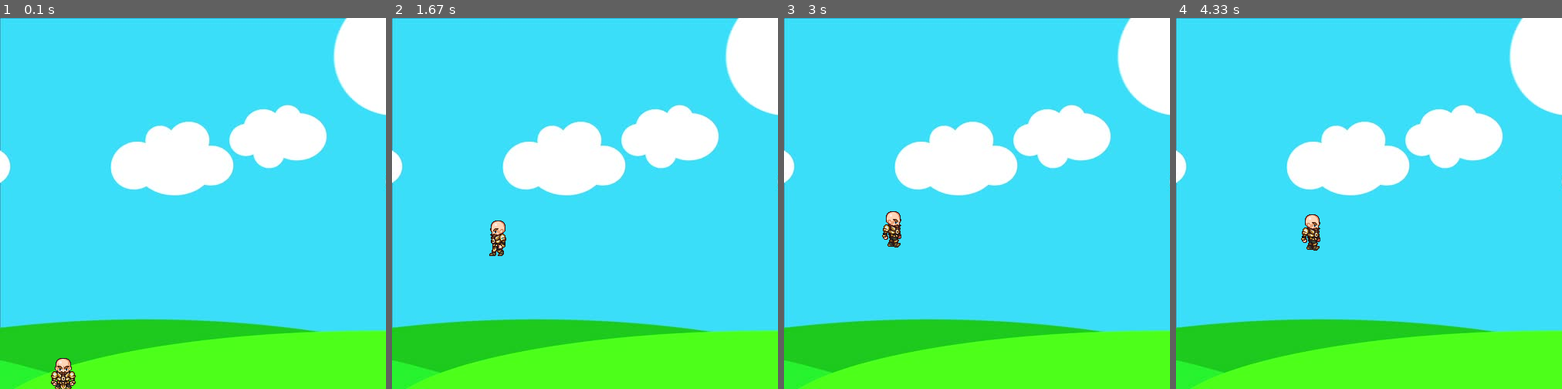
Above: before the commit, frames 1-4 (left to right).
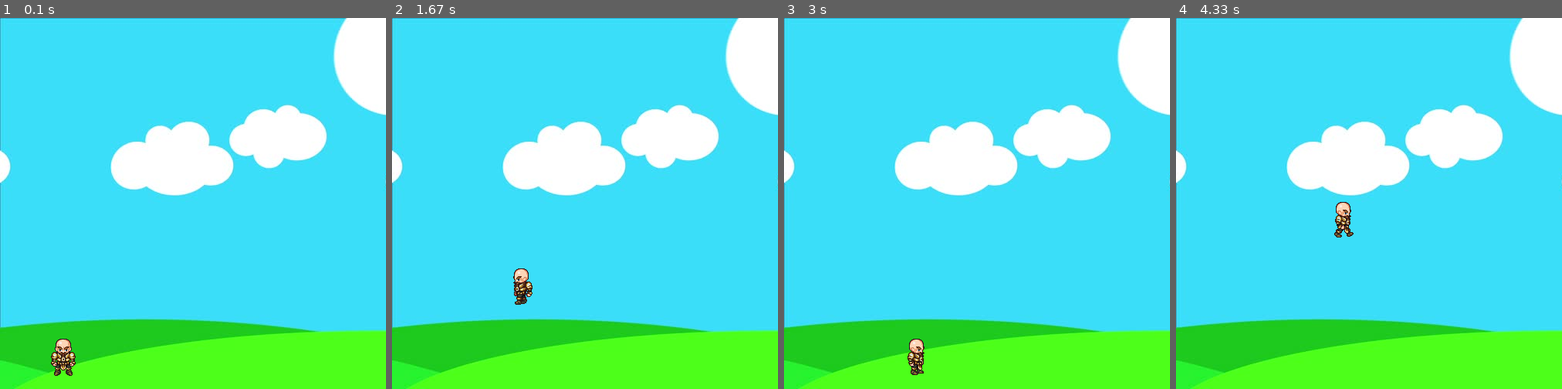
Above: after the commit, the same moments.

Repository: KaisChebata/1-Pygame-Tutorial-for-Beginners-I
Game: pygame game, started from 3-Character-Animation-Sprites/game_character_animation.py
The game is run twice, just before and just after one commit, with the same random seed, the same clock (stepped at 60 frames per second) and the same inputs.
Inputs:
- Up to frame 1 (0.1 s): no input
- Up to frame 2 (1.67 s): hold Right 0.33-0.8 s; hold Right 0.83-1.3 s; tap Space at 0.9, 1.2, 1.4 s; hold Left from 1.33 s (still down)
- Up to frame 3 (3 s): tap Space at 1.7, 1.97, 2.27, 2.4, 2.7 s; release Left at 1.87 s; hold Left 1.9-2.3 s; hold Right 2.33-2.97 s
- Up to frame 4 (4.33 s): hold Left 3-3.47 s; tap Space at 3.07, 3.37, 3.57, 3.87, 4.07 s; hold Right 3.5-3.97 s; hold Right from 4 s (still down)

The runs differ from the first frame. In frame 1, 0.7% of the frame differs, in the area x 13-20%, y 86-100%; in frame 2, 0.7%; in frame 3, 0.7%, in the area x 25-37%, y 52-97%; in frame 4, 0.7%.

Commit message:
set game clock and FPS

Diff:
--- a/3-Character-Animation-Sprites/game_character_animation.py
+++ b/3-Character-Animation-Sprites/game_character_animation.py
@@ -1,6 +1,9 @@
 import pygame
 
 pygame.init()
+
+# set game clock
+clock = pygame.time.Clock()
 
 # set size of window game, caption, and background
 screen_width = 500
@@ -10,7 +13,7 @@
 background = pygame.image.load('raw_media/bg.jpg')
 
 # character position, width, height, imgs, and velocity
-x, y = 50, 425
+x, y = 50, 400
 width, height = 64, 64
 velo = 5
 
@@ -48,16 +51,17 @@
     global walk_counter
     window.blit(background, (0, 0))
 
-    # we will make the max of walk_count is 27 as each list of walk_left list
+    # we will make the max of walk_count is 27 as each list of walk_left
     # and walk_right has 9 imgs for a list
     # and we'll display each sprite for 3 frame
     if walk_counter + 1 >= 27:
         walk_counter = 0
+
+    if left:
+        window.blit(walk_left[walk_counter//3], (x, y))
+        walk_counter += 1
     elif right:
         window.blit(walk_right[walk_counter//3], (x, y))
-        walk_counter += 1
-    elif left:
-        window.blit(walk_left[walk_counter//3], (x, y))
         walk_counter += 1
     else:
         window.blit(char, (x, y))
@@ -67,7 +71,8 @@
 # set up main loop
 run = True
 while run:
-    pygame.time.delay(50)
+    # set up frame rate
+    clock.tick(27)
 
     for event in pygame.event.get():
         if event.type == pygame.QUIT:
@@ -107,6 +112,7 @@
         else:
             is_jump = False
             jump_volume = 10
+
     # draw window & character
     redraw_game_window()
 
